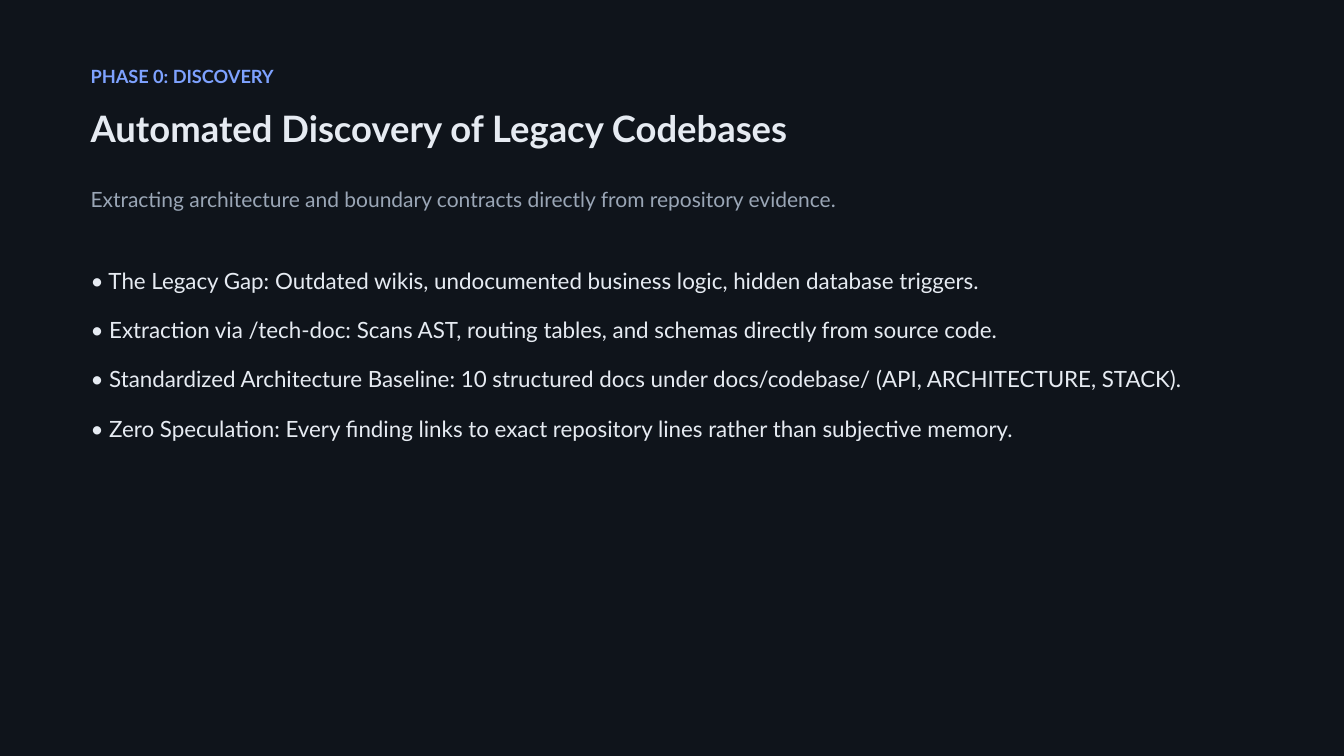
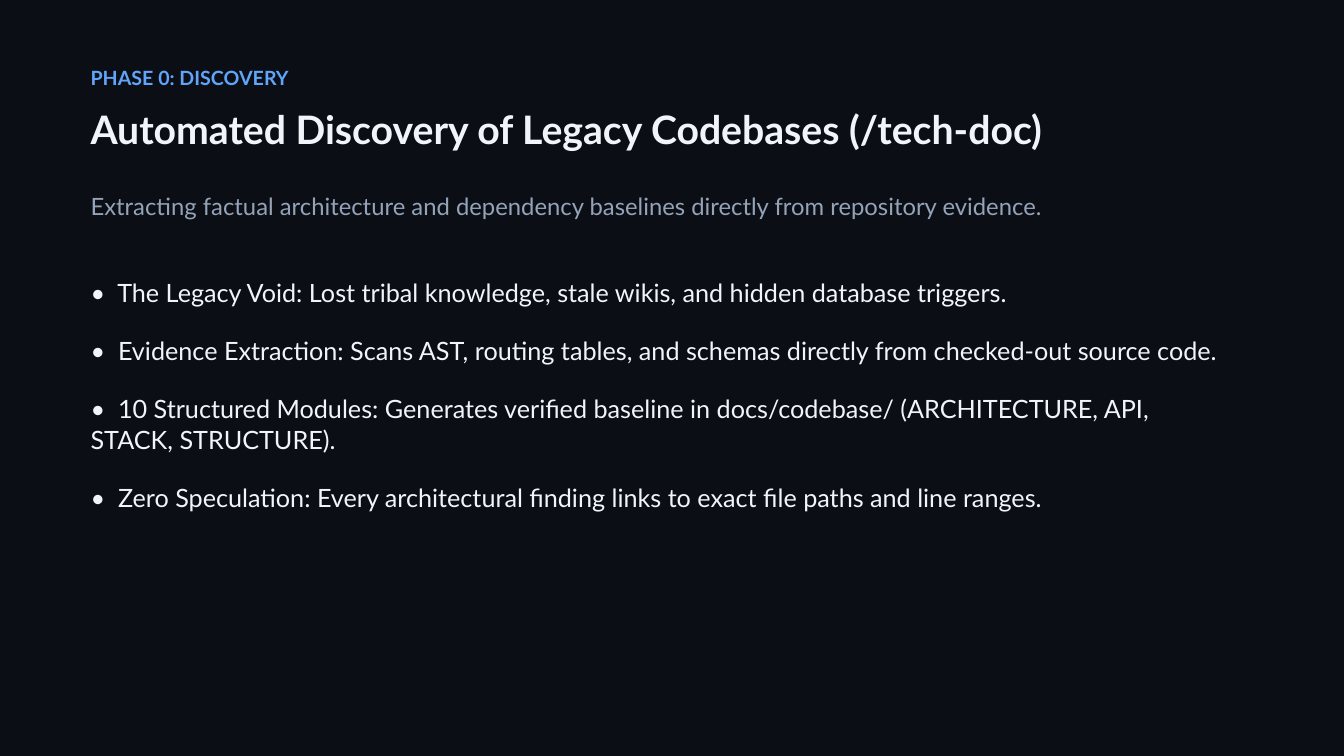
Before and after one commit to giangdhwhtbr/gin-workflow, a slide deck: slide 2 of docs/presentations/brownfield-modernization.pptx (slide 4 before the commit). Drawn at 1344x756 pixels with LibreOffice and Linux fonts; fonts in the diff are those of the drawing. Boxes give left, top, right and bottom in pixels: in the first picture for what was removed or moved away, otherwise in the second. Text is boxed around its words. In the diff, an @@ line names an element or a change of style, - is before the commit and + after.

Commit message:
docs: streamline presentation to 12 slides, enlarge typography and remove generic solution slides

```diff
--- a/docs/presentations/brownfield-modernization.pptx
+++ b/docs/presentations/brownfield-modernization.pptx
@@ rectangle at (0, 0, 1344, 756): fill #0F141B to #0B0F15 @@
@@ text "PHASE 0: DISCOVERY" at (91, 70, 288, 85): size 13 to 14 pt, text colour #7EA2FF to #60A5FA @@
@@ text at (91, 113, 1042, 151): text changed; size 26 to 28 pt; text colour #E6EBF2 to #F1F5F9 @@
-Automated Discovery of Legacy Codebases
+Automated Discovery of Legacy Codebases (/tech-doc)
@@ text at (91, 197, 1042, 220): text changed; size 15 to 17 pt; text colour #9AA6B6 to #94A3B8 @@
-Extracting architecture and boundary contracts directly from repository evidence.
+Extracting factual architecture and dependency baselines directly from repository evidence.
@@ text at (91, 283, 1216, 511): text changed; size 16 to 18 pt; text colour #E6EBF2 to #F1F5F9 @@
-• The Legacy Gap: Outdated wikis, undocumented business logic, hidden database triggers.
-• Extraction via /tech-doc: Scans AST, routing tables, and schemas directly from source code.
-• Standardized Architecture Baseline: 10 structured docs under docs/codebase/ (API, ARCHITECTURE, STACK).
-• Zero Speculation: Every finding links to exact repository lines rather than subjective memory.
+• The Legacy Void: Lost tribal knowledge, stale wikis, and hidden database triggers.
+• Evidence Extraction: Scans AST, routing tables, and schemas directly from checked-out source code.
+• 10 Structured Modules: Generates verified baseline in docs/codebase/ (ARCHITECTURE, API, STACK, STRUCTURE).
+• Zero Speculation: Every architectural finding links to exact file paths and line ranges.
```
Also in this commit, not shown: 10 other slides changed, 1 slide added, 3 slides removed, 1 other file.
